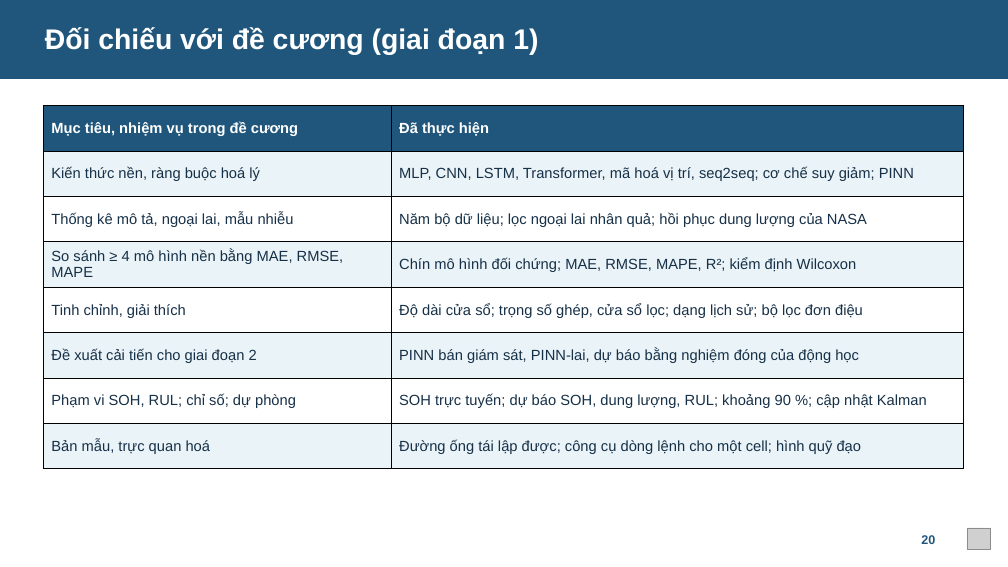
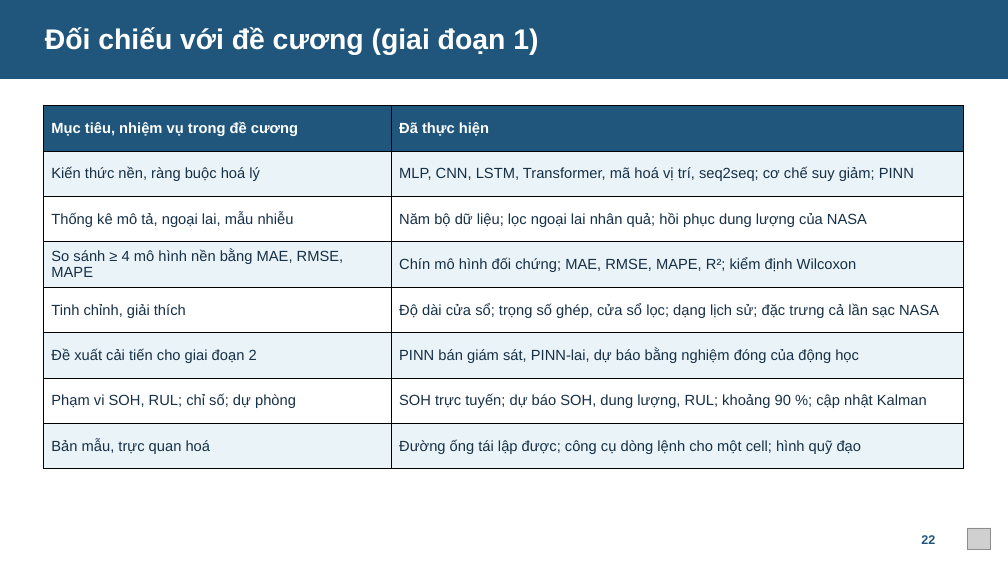
Before and after one commit to huynhquocthang1805/-n-cn, a slide deck: slide 22 of pinn-soh/slide/Thuyet_trinh_DACN_Nhom15.pptx (slide 20 before the commit). Drawn at 1008x567 pixels with LibreOffice and Linux fonts; fonts in the diff are those of the drawing; grey boxes stand for pictures. Boxes give left, top, right and bottom in pixels: in the first picture for what was removed or moved away, otherwise in the second. Text is boxed around its words. In the diff, an @@ line names an element or a change of style, - is before the commit and + after.

```diff
--- a/pinn-soh/slide/Thuyet_trinh_DACN_Nhom15.pptx
+++ b/pinn-soh/slide/Thuyet_trinh_DACN_Nhom15.pptx
@@ table at box(44, 106, 964, 469) @@
-row 5, column 2: Độ dài cửa sổ; trọng số ghép, cửa sổ lọc; dạng lịch sử; bộ lọc đơn điệu
+row 5, column 2: Độ dài cửa sổ; trọng số ghép, cửa sổ lọc; dạng lịch sử; đặc trưng cả lần sạc NASA
@@ text at box(921, 535, 935, 544): text changed @@
-20
+22
```
Also in this commit, not shown: 4 other slides changed, 2 slides added, 2 other files.
